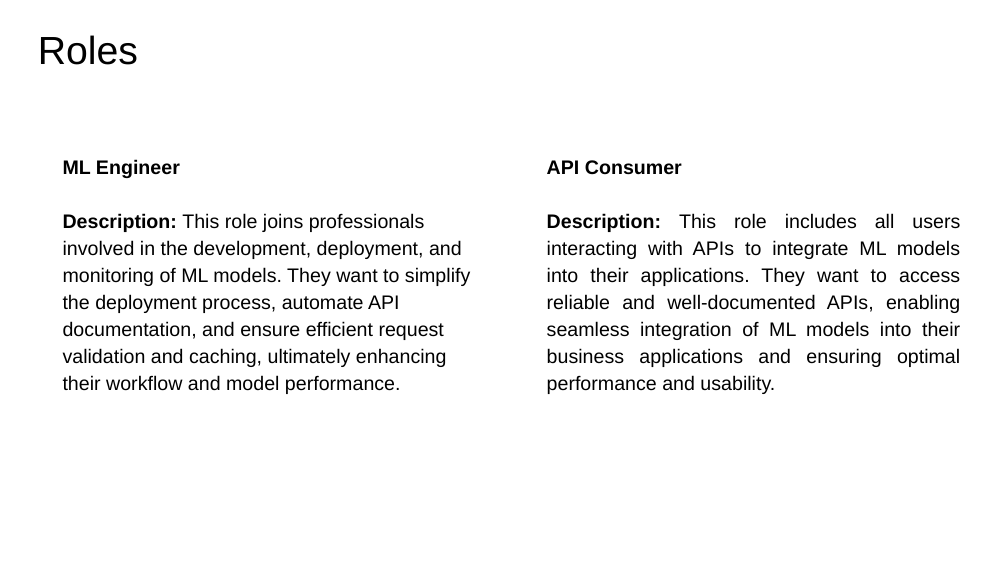
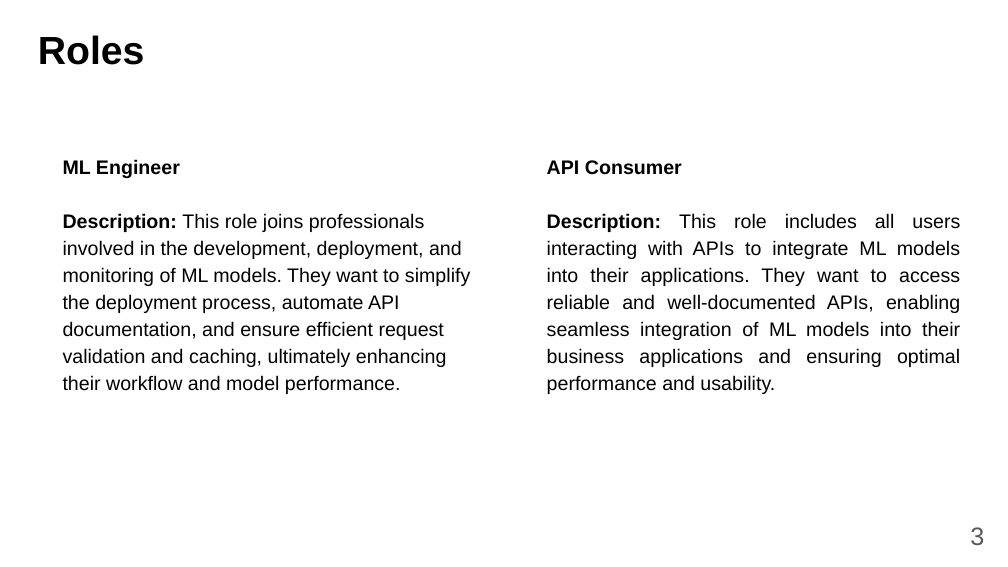
Before and after one commit to fanglores/Advanced-Software-Design, a slide deck: slide 3 of Practice Tasks/Final_Task/K8C_FinalTask1_(Task7).pptx. Drawn at 1008x567 pixels with LibreOffice and Linux fonts; fonts in the diff are those of the drawing. Boxes give left, top, right and bottom in pixels: in the first picture for what was removed or moved away, otherwise in the second. Text is boxed around its words. In the diff, an @@ line names an element or a change of style, - is before the commit and + after.

```diff
--- a/Practice Tasks/Final_Task/K8C_FinalTask1_(Task7).pptx
+++ b/Practice Tasks/Final_Task/K8C_FinalTask1_(Task7).pptx
@@ title "Roles" at (38,35,145,65): bold on @@
@@ page number added at (970,527,984,545), 18 pt, text #595959 @@
+3
```
Also in this commit, not shown: 10 other slides changed, 3 slides added, 2 slides removed, 1 other file.
